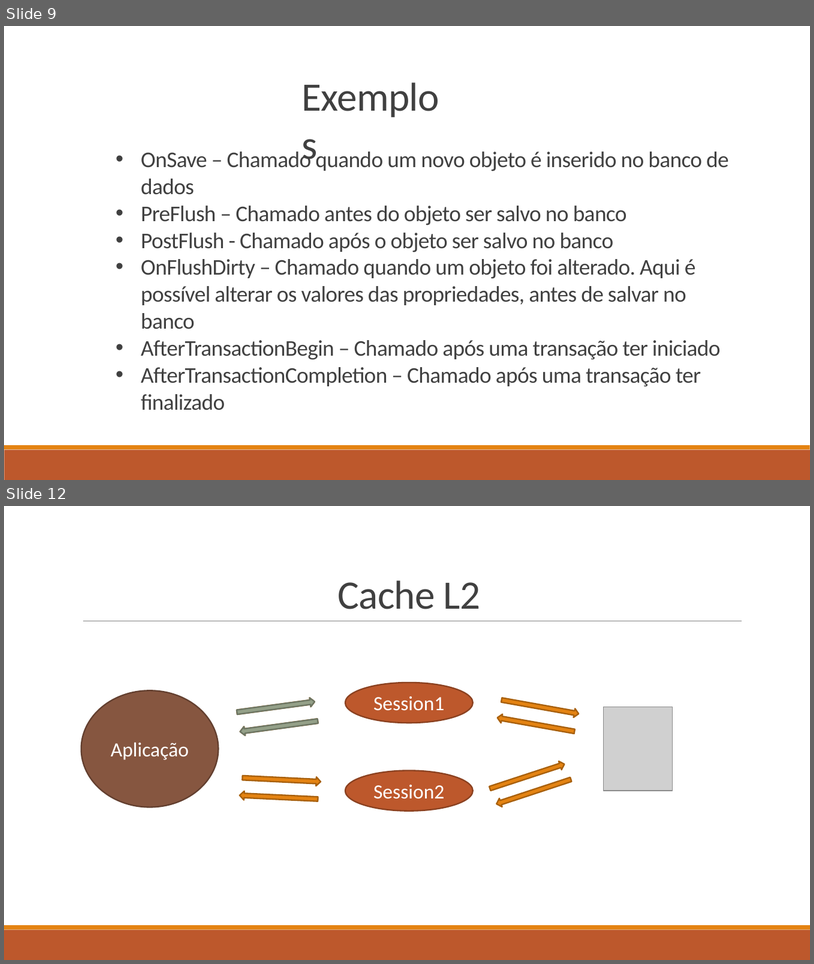
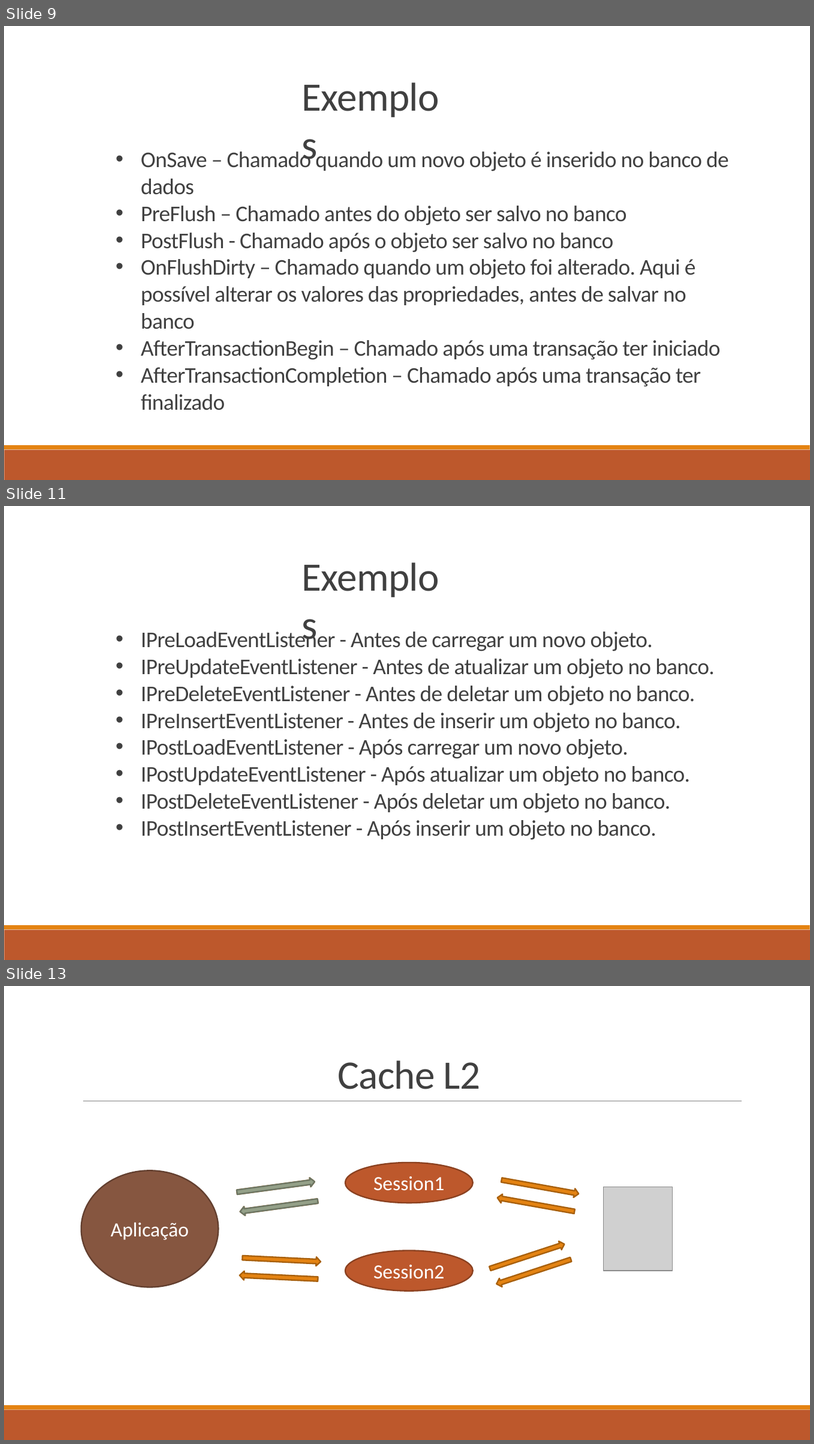
Before and after one commit to fabricioveronez/ApresentacaoNHibernateAvancado, a slide deck: Docs/ApresentacaoNHibernateAvancado.pptx. Shown one above the other, each under a label of ours: slides 9 and 12 before the commit, slides 9, 11 and 13 after it; the slides between them are not shown. The pictures are 814x964 and 814x1444 pixels, drawn with LibreOffice and Linux fonts; fonts in the diff are those of the drawing; grey boxes stand for pictures. Boxes give left, top, right and bottom in pixels: in the first picture for what was removed or moved away, otherwise in the second. Text is boxed around its words. In the diff, an @@ line names an element or a change of style, - is before the commit and + after.

Commit message:
Alteração no PPT e nos exemplos.

```diff
--- a/Docs/ApresentacaoNHibernateAvancado.pptx
+++ b/Docs/ApresentacaoNHibernateAvancado.pptx
@@ slide 11 added at [4, 506, 810, 960], background #FFFFFF; not listed: 2 template elements that a slide beside it also shows @@
@@ text added at [294, 546, 463, 604], 36 pt, text #404040 @@
+Exemplos
@@ text added at [141, 631, 714, 840], 20 pt, text #404040 @@
+• IPreLoadEventListener - Antes de carregar um novo objeto.
+• IPreUpdateEventListener - Antes de atualizar um objeto no banco.
+• IPreDeleteEventListener - Antes de deletar um objeto no banco.
+• IPreInsertEventListener - Antes de inserir um objeto no banco.
+• IPostLoadEventListener - Após carregar um novo objeto.
+• IPostUpdateEventListener - Após atualizar um objeto no banco.
+• IPostDeleteEventListener - Após deletar um objeto no banco.
+• IPostInsertEventListener - Após inserir um objeto no banco.
@@ what was slide 12 is now slide 13 @@
```
Also in this commit, not shown: 3 other slides added, 3 slides removed, 6 other files.
